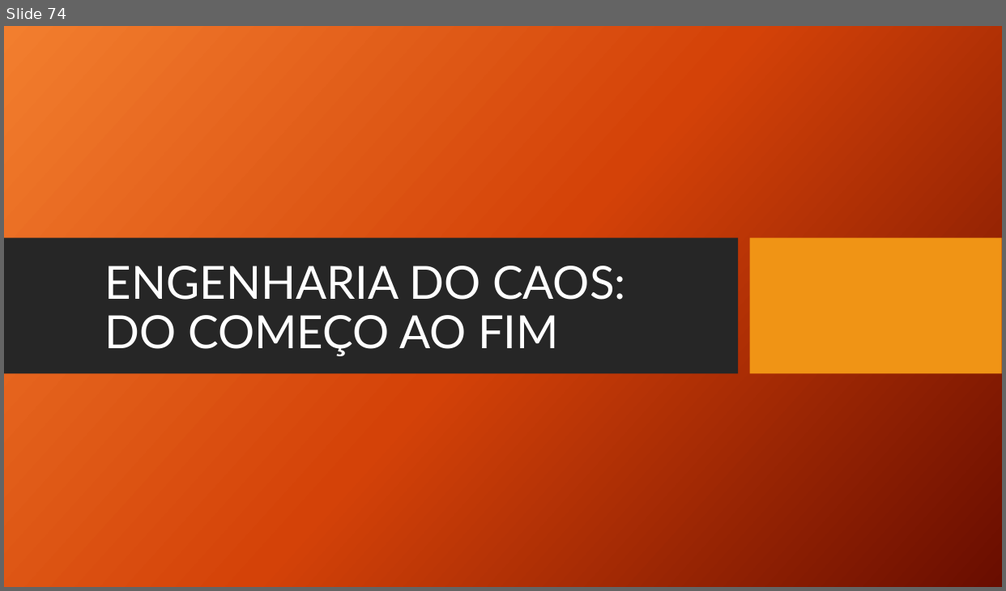
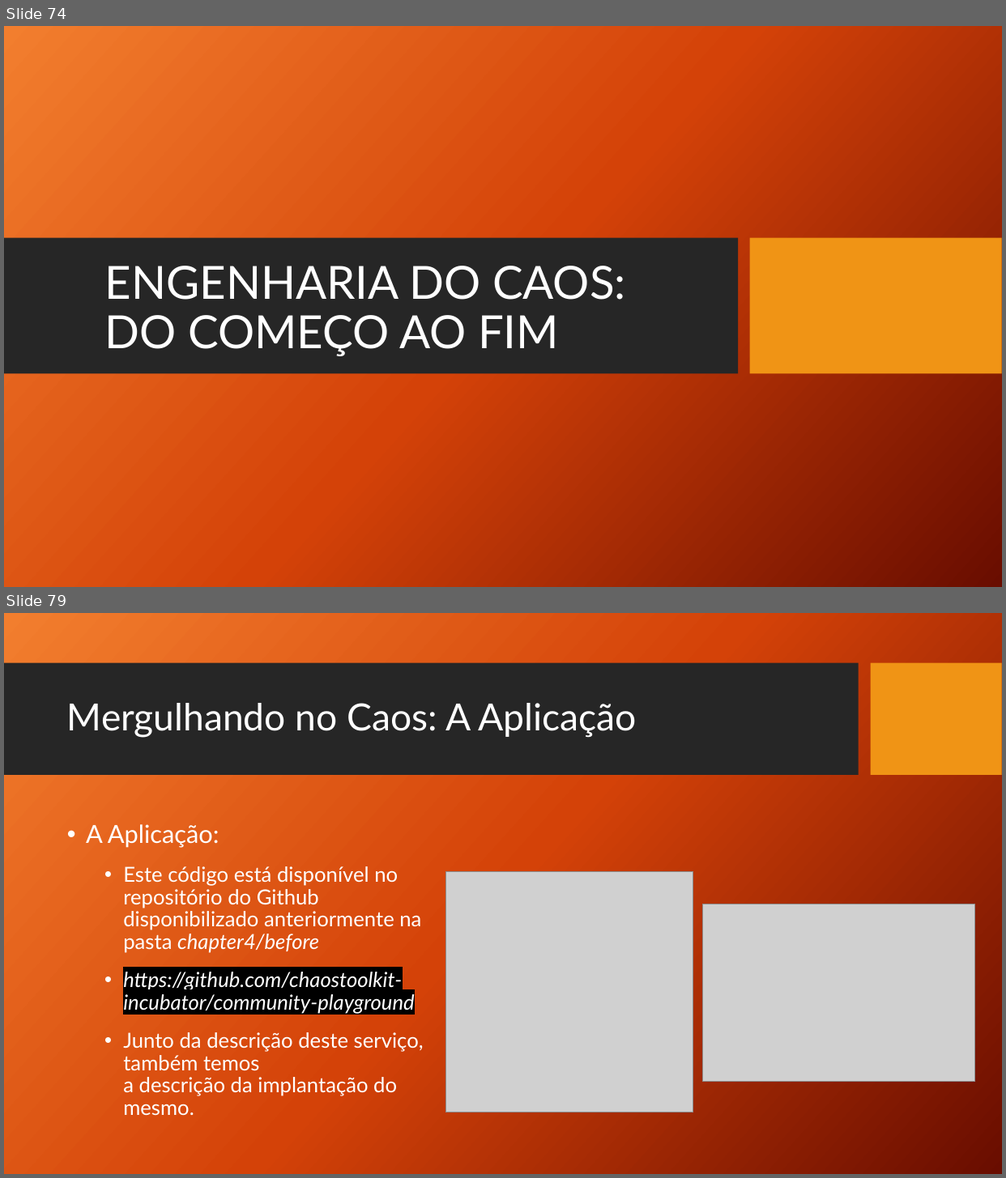
Before and after one commit to TCC-Chaos-Engineering/docs-chaos-engineering, a slide deck: docs/Chaos Engineering - Das Hipoteses aos Testes.pptx. Shown one above the other, each under a label of ours: slide 74 before the commit, slides 74 and 79 after it; the slides between them are not shown. The pictures are 1006x591 and 1006x1178 pixels, drawn with LibreOffice and Linux fonts; fonts in the diff are those of the drawing; grey boxes stand for pictures; background and template pictures are left out. Boxes give left, top, right and bottom in pixels: in the first picture for what was removed or moved away, otherwise in the second. Text is boxed around its words. In the diff, an @@ line names an element or a change of style, - is before the commit and + after.

```diff
--- a/docs/Chaos Engineering - Das Hipoteses aos Testes.pptx
+++ b/docs/Chaos Engineering - Das Hipoteses aos Testes.pptx
@@ slide 79 added at box(4, 613, 1002, 1174), background picture (left out) @@
@@ rectangle added at box(4, 663, 859, 776), fill #262626 @@
@@ rectangle added at box(871, 663, 1002, 776), fill #F09415 @@
@@ title added at box(67, 703, 637, 738), 36 pt, text #FFFFFF @@
+Mergulhando no Caos: A Aplicação
@@ text added at box(86, 824, 424, 1115), 20 pt, text #FFFFFF @@
+• A Aplicação:
+  • Este código está disponível no repositório do Github disponibilizado anteriormente na pasta chapter4/before
+  • https://github.com/chaostoolkit-incubator/community-playground
+  • Junto da descrição deste serviço, também temos
+    a descrição da implantação do mesmo.
@@ picture added at box(445, 871, 693, 1112) @@
@@ picture added at box(703, 905, 976, 1082) @@
```
Also in this commit, not shown: 12 slides changed, 4 other slides added, 5 slides removed.
